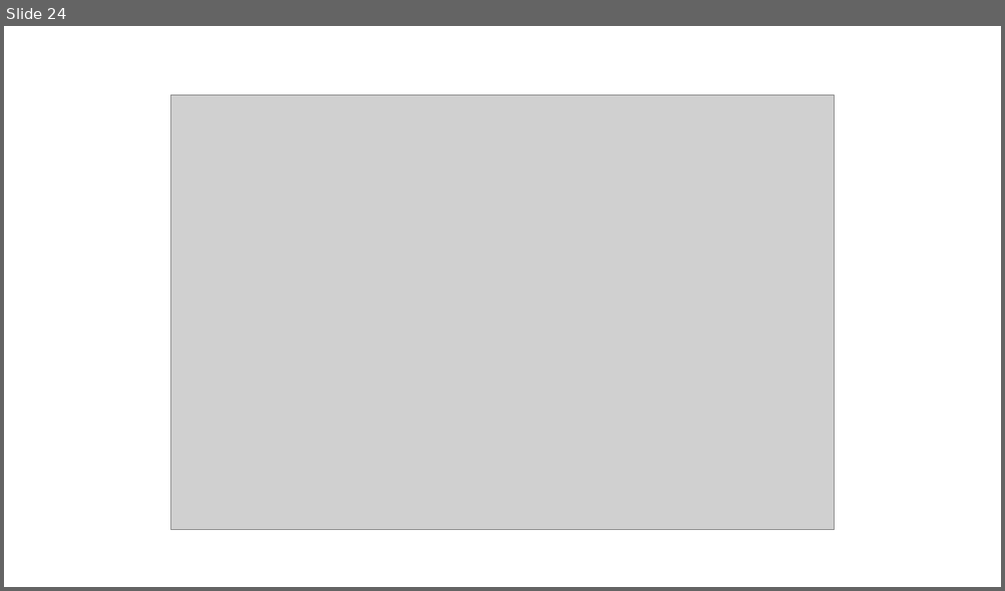
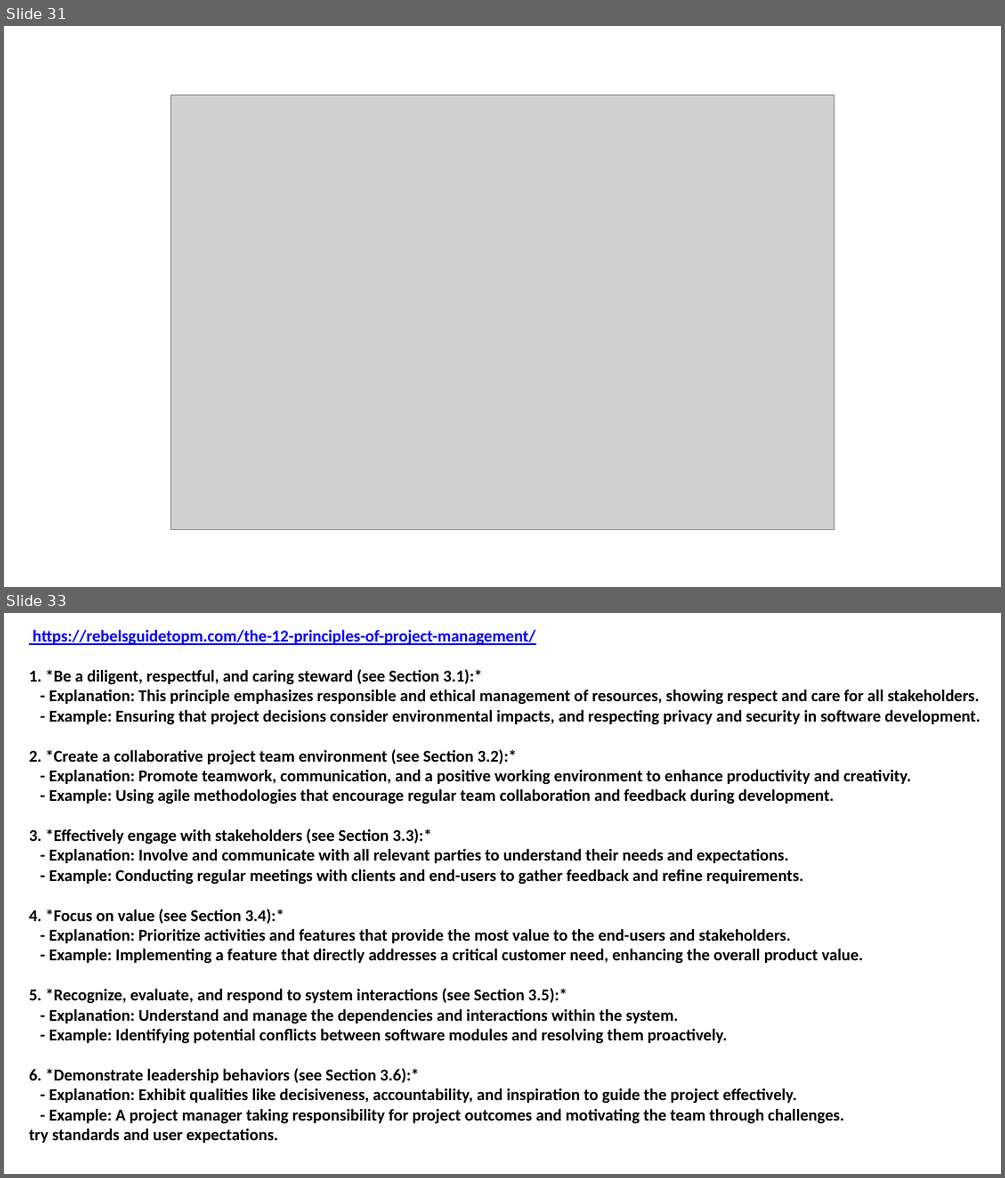
Before and after one commit to Syed007Hassan/Fast-Material-CS-SE, a slide deck: 7TH SEMESTER/Fundamentals Of Software & Project Management - Iqra Fahad/Lectures/FSPM_W5.pptx. Shown one above the other, each under a label of ours: slide 24 before the commit, slides 31 and 33 after it; the slides between them are not shown. The pictures are 1005x591 and 1005x1178 pixels, drawn with LibreOffice and Linux fonts; fonts in the diff are those of the drawing; grey boxes stand for pictures. Boxes give left, top, right and bottom in pixels: in the first picture for what was removed or moved away, otherwise in the second. Text is boxed around its words. In the diff, an @@ line names an element or a change of style, - is before the commit and + after.

```diff
--- a/7TH SEMESTER/Fundamentals Of Software & Project Management - Iqra Fahad/Lectures/FSPM_W5.pptx
+++ b/7TH SEMESTER/Fundamentals Of Software & Project Management - Iqra Fahad/Lectures/FSPM_W5.pptx
@@ slide 33 added at <box>4,613,1001,1174</box>, background #FFFFFF @@
@@ subtitle added at <box>29,630,980,1143</box>, 16 pt, text #000000, bold @@
+https://rebelsguidetopm.com/the-12-principles-of-project-management/
+1. *Be a diligent, respectful, and caring steward (see Section 3.1):*
+- Explanation: This principle emphasizes responsible and ethical management of resources, showing respect and care for all stakeholders.
+- Example: Ensuring that project decisions consider environmental impacts, and respecting privacy and security in software development.
+2. *Create a collaborative project team environment (see Section 3.2):*
+- Explanation: Promote teamwork, communication, and a positive working environment to enhance productivity and creativity.
+- Example: Using agile methodologies that encourage regular team collaboration and feedback during development.
+3. *Effectively engage with stakeholders (see Section 3.3):*
+- Explanation: Involve and communicate with all relevant parties to understand their needs and expectations.
+- Example: Conducting regular meetings with clients and end-users to gather feedback and refine requirements.
+4. *Focus on value (see Section 3.4):*
+- Explanation: Prioritize activities and features that provide the most value to the end-users and stakeholders.
+- Example: Implementing a feature that directly addresses a critical customer need, enhancing the overall product value.
+5. *Recognize, evaluate, and respond to system interactions (see Section 3.5):*
+- Explanation: Understand and manage the dependencies and interactions within the system.
+- Example: Identifying potential conflicts between software modules and resolving them proactively.
+6. *Demonstrate leadership behaviors (see Section 3.6):*
+- Explanation: Exhibit qualities like decisiveness, accountability, and inspiration to guide the project effectively.
+- Example: A project manager taking responsibility for project outcomes and motivating the team through challenges.
+try standards and user expectations.
@@ what was slide 24 is now slide 31 @@
```
Also in this commit, not shown: 1 slide changed, 10 other slides added, 2 slides removed, 45 other files.
